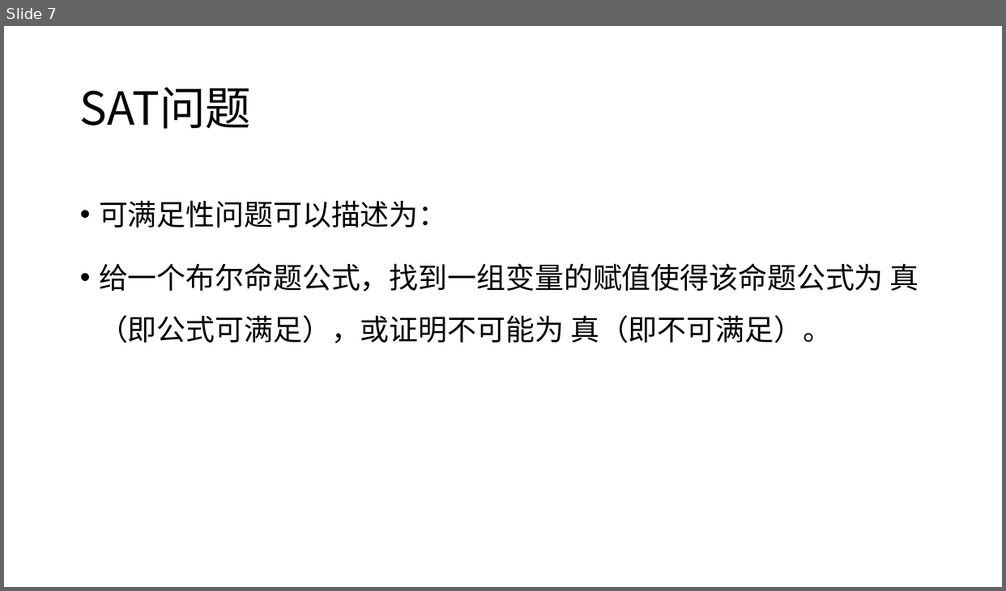
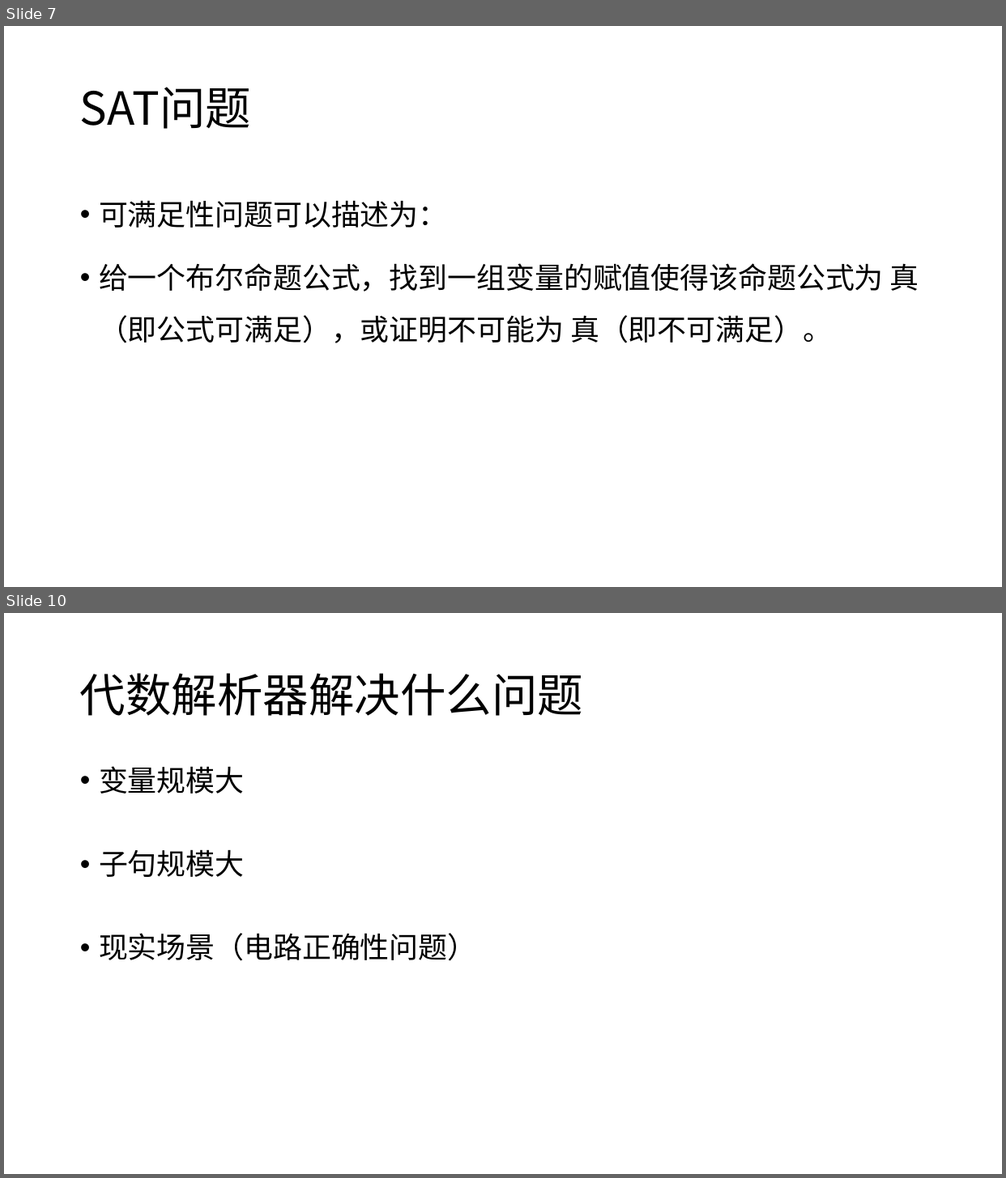
Before and after one commit to yberlin/hello-world, a slide deck: 数电/代数解析器与其密码学领域的应用.pptx. Shown one above the other, each under a label of ours: slide 7 before the commit, slides 7 and 10 after it; the slides between them are not shown. The pictures are 1006x591 and 1006x1178 pixels, drawn with LibreOffice and Linux fonts; fonts in the diff are those of the drawing. Boxes give left, top, right and bottom in pixels: in the first picture for what was removed or moved away, otherwise in the second. Text is boxed around its words. In the diff, an @@ line names an element or a change of style, - is before the commit and + after.

```diff
--- a/数电/代数解析器与其密码学领域的应用.pptx
+++ b/数电/代数解析器与其密码学领域的应用.pptx
@@ slide 10 added at bbox=[4, 613, 1002, 1174], background #FFFFFF @@
@@ title added at bbox=[80, 673, 583, 716], 44 pt, text #000000 @@
+代数解析器解决什么问题
@@ text added at bbox=[99, 766, 477, 961], 28 pt, text #000000 @@
+• 变量规模大
+• 子句规模大
+• 现实场景（电路正确性问题）
```
Also in this commit, not shown: 2 slides changed, 2 other slides added, 1 slide removed.
